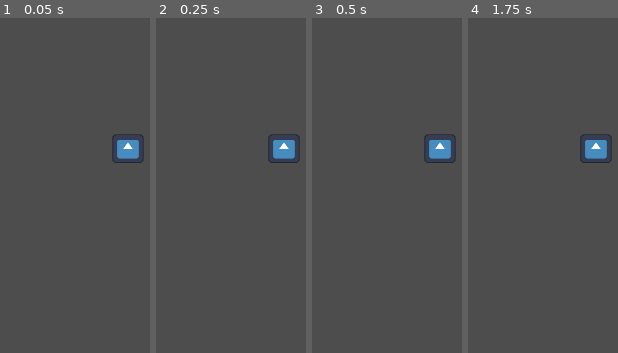
Above: before the commit, frames 1-4 (left to right).
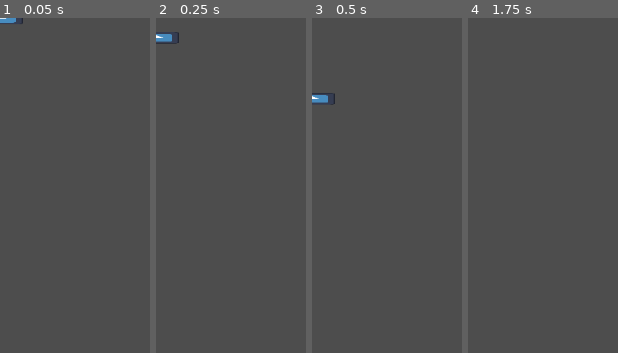
Above: after the commit, the same moments.

Repository: LagkageGobler/slutProjekt
Game: Godot game, scene res://bullet.tscn
Same seed, same stepped clock (60 frames per second), same inputs: the game is played once before the commit and once after it. After the commit the project has no main scene; this scene is started directly in both runs. The engine's default icon, where the game draws it, is replaced by a stand-in: a white triangle on a blue panel in a dark square.
Inputs (mouse positions are in pixels of both pictures, inside the frame that each line leads up to):
- Up to frame 1 (0.05 s): no input
- Up to frame 2 (0.25 s): no input
- Up to frame 3 (0.5 s): no input
- Up to frame 4 (1.75 s): tap Enter at 0.5 s; move the mouse to (outside the picture) at 0.52 s; press the mouse at (outside the picture) at 0.53 s; hold W (up) 0.53-1.28 s; tap Space at 1.25 s; move the mouse to (outside the picture) at 1.27 s; release the mouse at (outside the picture) at 1.28 s; click (outside the picture) at 1.35 s

The runs differ from the first frame. In frame 1, 1.3% of the frame differs, in the area x 0-96%, y 0-44%; in frame 2, 1.5%, in the area x 0-96%, y 4-44%; in frame 3, 1.5%; in frame 4, 1.1%.

Commit message:
lavet ny player jar fået den til at skyde men de har ikke en hastighed

Diff:
--- a/slutprojekt/bullet.gd
+++ /dev/null
@@ -1 +0,0 @@
-extends Area2D
--- a/slutprojekt/bullet.tscn
+++ b/slutprojekt/bullet.tscn
@@ -1,19 +1,15 @@
-[gd_scene load_steps=4 format=3 uid="uid://c0mad4buvpebc"]
+[gd_scene load_steps=3 format=3 uid="uid://djhw7scl4q316"]
 
-[ext_resource type="Script" path="res://bullet.gd" id="1_dj3oy"]
 [ext_resource type="Texture2D" uid="uid://dn2t7jhgebbfn" path="res://icon.svg" id="2_5a6n0"]
 
-[sub_resource type="RectangleShape2D" id="RectangleShape2D_lx6qj"]
-size = Vector2(45, 40)
+[sub_resource type="RectangleShape2D" id="RectangleShape2D_p3mwv"]
+size = Vector2(66, 16)
 
-[node name="Bullet" type="Area2D"]
-script = ExtResource("1_dj3oy")
+[node name="Bullet" type="RigidBody2D"]
 
 [node name="Sprite2D" type="Sprite2D" parent="."]
-position = Vector2(184.5, 188.5)
-scale = Vector2(0.351563, 0.320313)
+scale = Vector2(0.523438, 0.132813)
 texture = ExtResource("2_5a6n0")
 
 [node name="CollisionShape2D" type="CollisionShape2D" parent="."]
-position = Vector2(184.5, 189)
-shape = SubResource("RectangleShape2D_lx6qj")
+shape = SubResource("RectangleShape2D_p3mwv")
--- a/slutprojekt/player.tscn
+++ /dev/null
@@ -1,22 +0,0 @@
-[gd_scene load_steps=5 format=3 uid="uid://b4osgiyfhrieq"]
-
-[ext_resource type="Script" path="res://player.gd" id="1_jnasf"]
-[ext_resource type="Texture2D" uid="uid://cxry7nly5pe2i" path="res://Spiller.png" id="1_vo1og"]
-[ext_resource type="PackedScene" uid="uid://c0mad4buvpebc" path="res://bullet.tscn" id="3_rhctg"]
-
-[sub_resource type="CircleShape2D" id="CircleShape2D_wu00r"]
-radius = 27.0
-
-[node name="player" type="Area2D"]
-script = ExtResource("1_jnasf")
-
-[node name="Sprite2D" type="Sprite2D" parent="."]
-position = Vector2(120.5, 74)
-scale = Vector2(0.244813, 0.242704)
-texture = ExtResource("1_vo1og")
-
-[node name="CollisionShape2D" type="CollisionShape2D" parent="."]
-position = Vector2(116, 67)
-shape = SubResource("CircleShape2D_wu00r")
-
-[node name="Bullet" parent="." instance=ExtResource("3_rhctg")]
--- a/slutprojekt/player.gd
+++ b/slutprojekt/player1.gd
@@ -1,15 +1,16 @@
-extends Area2D
+extends CharacterBody2D
 var speed = 200
-var Bullet_speed = 400
 # Called when the node enters the scene tree for the first time.
 func _ready() -> void:
 	pass # Replace with function body.
-
+var bullet_speed = 600
+var bullet = preload("res://bullet.tscn")
+var can_fire = true
 
 
 func _process(delta: float) -> void:
 	var velocity = Vector2()
-
+	look_at(get_global_mouse_position())
 	if Input.is_action_pressed("højre"):
 		velocity.x += 1
 
@@ -25,9 +26,9 @@
 	velocity = velocity.normalized() * speed
 	position += velocity * delta
 
-	if Input.is_action_pressed("Shoting"):
-		shoting()
-
-func shoting():
-	pass
-	add_child($Bullet)
+	if Input.is_action_pressed("Shoting") and can_fire:
+		var bullet_instance = bullet.instantiate()
+		bullet_instance.rotation_degrees = rotation_degrees
+		bullet_instance.position = $Bullet_point.get_global_position()
+		bullet_instance
+		get_tree().get_root().add_child(bullet_instance)
--- /dev/null
+++ b/slutprojekt/player1.tscn
@@ -0,0 +1,21 @@
+[gd_scene load_steps=4 format=3 uid="uid://dm65w70i2p0ai"]
+
+[ext_resource type="Script" path="res://player1.gd" id="1_ndee4"]
+[ext_resource type="Texture2D" uid="uid://cxry7nly5pe2i" path="res://Spiller.png" id="2_bmrs5"]
+
+[sub_resource type="CircleShape2D" id="CircleShape2D_dtk4b"]
+radius = 110.018
+
+[node name="player" type="CharacterBody2D"]
+script = ExtResource("1_ndee4")
+
+[node name="Sprite2D" type="Sprite2D" parent="."]
+position = Vector2(17, 28)
+texture = ExtResource("2_bmrs5")
+
+[node name="CollisionShape2D" type="CollisionShape2D" parent="."]
+position = Vector2(-1, -6)
+shape = SubResource("CircleShape2D_dtk4b")
+
+[node name="Bullet_point" type="Node2D" parent="."]
+position = Vector2(132, -1)
